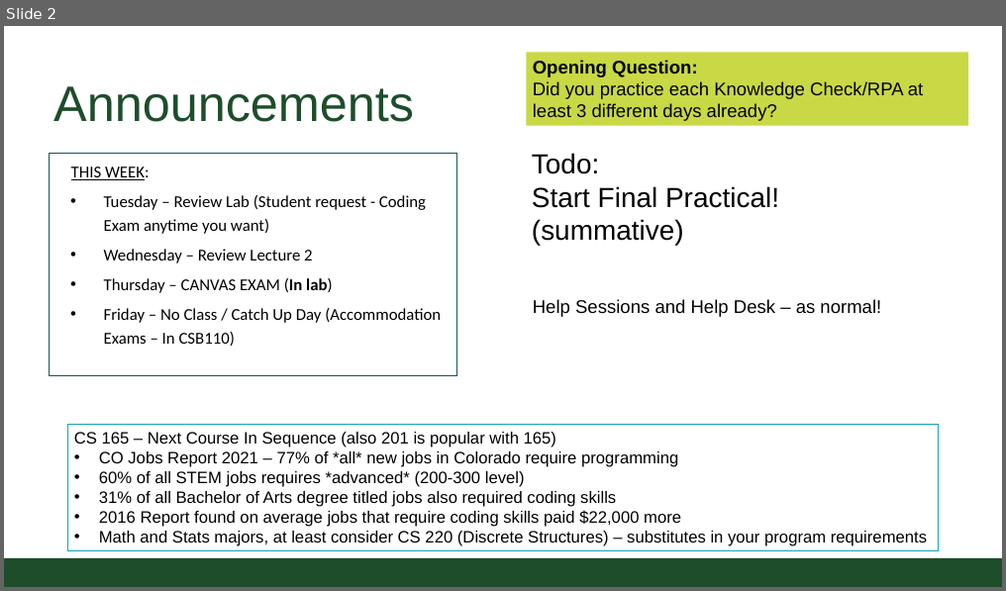
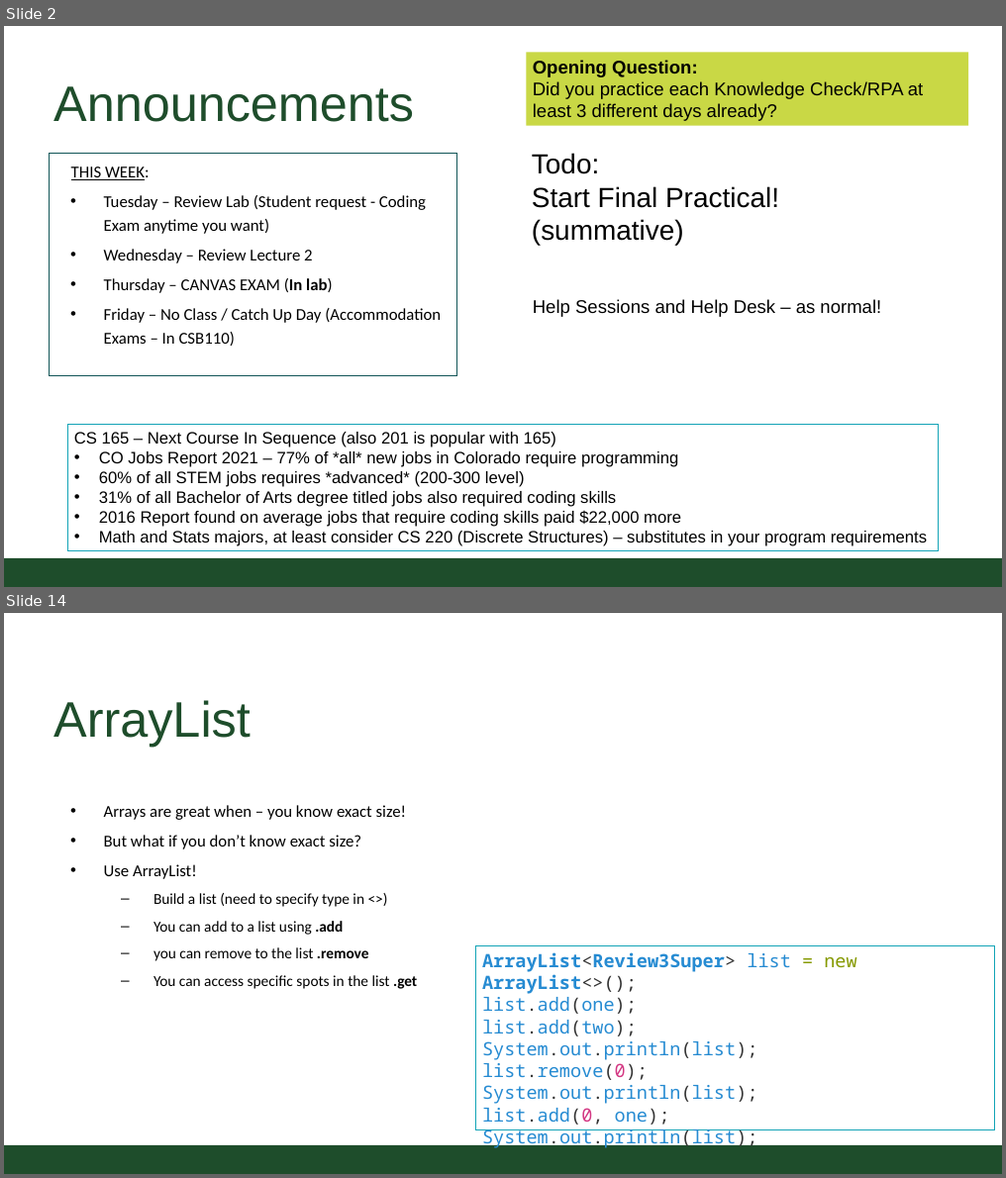
Before and after one commit to CSU-CompSci-CS163-4/Handouts, a slide deck: slides/On-Campus/12_01_ReviewSession_CS163.pptx. Shown one above the other, each under a label of ours: slide 2 before the commit, slides 2 and 14 after it; the slides between them are not shown. The pictures are 1006x591 and 1006x1178 pixels, drawn with LibreOffice and Linux fonts; fonts in the diff are those of the drawing; background and template pictures are left out. Boxes give left, top, right and bottom in pixels: in the first picture for what was removed or moved away, otherwise in the second. Text is boxed around its words. In the diff, an @@ line names an element or a change of style, - is before the commit and + after.

Commit message:
update for wednesday review

```diff
--- a/slides/On-Campus/12_01_ReviewSession_CS163.pptx
+++ b/slides/On-Campus/12_01_ReviewSession_CS163.pptx
@@ slide 14 added at (4,613,1002,1174), background #FFFFFF; not listed: 1 template element that a slide beside it also shows @@
@@ title added at (54,700,251,747), 54.4 pt, text #1E4D2B @@
+ArrayList
@@ text added at (104,805,417,989), 16.6 pt, text #000000 @@
+• Arrays are great when – you know exact size!
+• But what if you don’t know exact size?
+• Use ArrayList!
+  – Build a list (need to specify type in <>)
+  – You can add to a list using .add
+  – you can remove to the list .remove
+  – You can access specific spots in the list .get
@@ rectangle added at (475,947,995,1131), outline #12A3B6 0.75 pt, 20 pt, text #268BD2 @@
+ArrayList<Review3Super> list = new ArrayList<>();
+list.add(one);
+list.add(two);
+System.out.println(list);
+list.remove(0);
+System.out.println(list);
+list.add(0, one);
+System.out.println(list);
```
Also in this commit, not shown: 7 slides changed, 5 other slides added, 2 slides removed, 3 other files.
